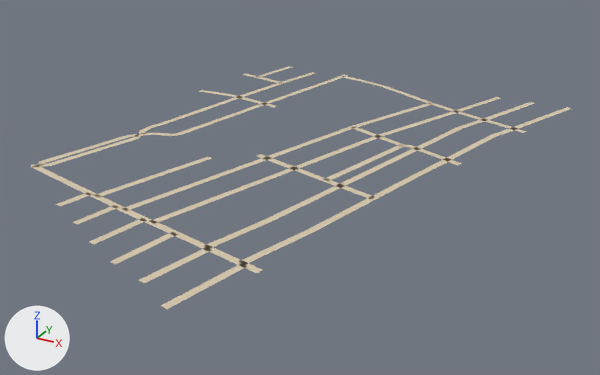
A saved change to the glTF model public/assets/bengaluru-region-v1/tiles/t45_-38-l1.glb.
The view is the same before and after, from a 50 mm lens placed at (23001.0, -19321.0, 261.0), pointed at (22689.0, -18753.0, -23.0). Arrows for +X, +Y and +Z are at lower left; the lights stay in place. The older version comes first.

The first picture shows 'ground'.
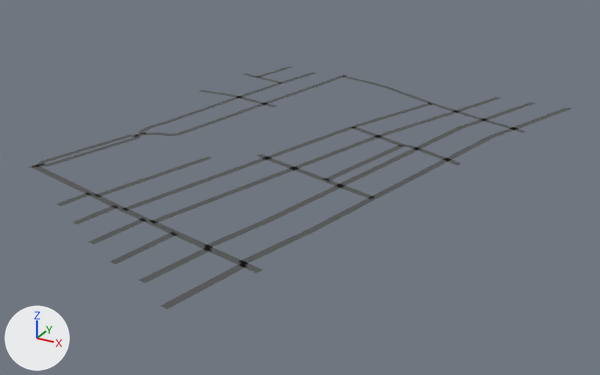
Boxes (x1, y1, x2, y2) around the edits, measured in the pictures (600 x 375 px; the box of a moved part takes in the faces that stretch with it):
part 1 of me_ground, moved or reshaped: before (455, 97, 571, 129); after (456, 97, 572, 129)
part 2 of me_ground, moved or reshaped: before (30, 152, 74, 168); after (28, 152, 74, 168)
part 3 of me_ground, reshaped: (199, 90, 228, 95) in both
part 4 of me_ground, recoloured: (32, 66, 571, 309) in both

What changed in the scene script:
```text
Change me_ground:
    used by ob_ground; location = (22500.0, -19000.0, 0.0)
    verts and faces of me_ground; kept vertices keep their numbers, new ones are numbered from 338
    before: 222 (33.0, 370.0, 1.0) at pixel (225, 95), 223 (33.0, 376.0, 1.0) at pixel (228, 93), 224 (0.0, 368.0, 1.0) at pixel (198, 91), 225 (0.0, 374.0, 1.0) at pixel (201, 89)
    remove me_ground.from_pydata(...)  # 338 vertices, 290 faces; spans x -2.0..358.0, y 7.0..501.0, z 1.0
    add me_ground.from_pydata(...)  # 344 vertices, 296 faces; spans x 0.0..358.0, y 7.0..500.0, z 1.0
    me_ground part 1
    4 vertices are removed from x 269.0..287.0, y 467.0..501.0, z 1.0
    4 faces are deleted
    12 vertices move from x 298.0..358.0, y 441.0..501.0, z 1.0 to x 301.0..358.0, y 444.0..500.0, z 1.0
    6 vertices are added at (275.0, 466.0, 1.0), (269.0, 468.0, 1.0), (281.0, 500.0, 1.0), (287.0, 498.0, 1.0), (281.0, 500.0, 1.0), (287.0, 500.0, 1.0)
    6 new faces join them
    me_ground part 2
    3 vertices are removed from x -2.0..5.0, y 132.0..141.0, z 1.0
    7 faces are deleted
    1 vertex moves from x 2.0, y 128.0, z 1.0 to x 0.0, y 126.0, z 1.0
    5 vertices are added at (0.0, 138.0, 1.0), (5.0, 142.0, 1.0), (0.0, 141.0, 1.0), (0.0, 147.0, 1.0), (0.0, 134.0, 1.0)
    9 new faces join them
    me_ground part 3
    add delete_faces([(222, 223, 225), (222, 225, 224)])
    add verts[343] = (3.0, 374.0, 1.0)  # pixel (204, 90)
    add verts[344] = (4.0, 368.0, 1.0)  # pixel (201, 91)
    add faces += [(222, 223, 343), (222, 343, 344), (224, 344, 343), (224, 343, 225)]
    me_ground part 4: 277 kept faces spanning x 0.0..358.0, y 7.0..500.0, z 1.0 get new vertex colours; the middle colour goes from beige #d7c9ae to dark grey #535556
```
